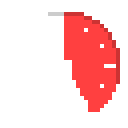
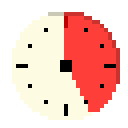
Revision of a layered w=128, h=128 image; what changed, layer by layer:
added layer "Layer 4" above "Layer 1" over left=12, top=12, right=120, bottom=120
